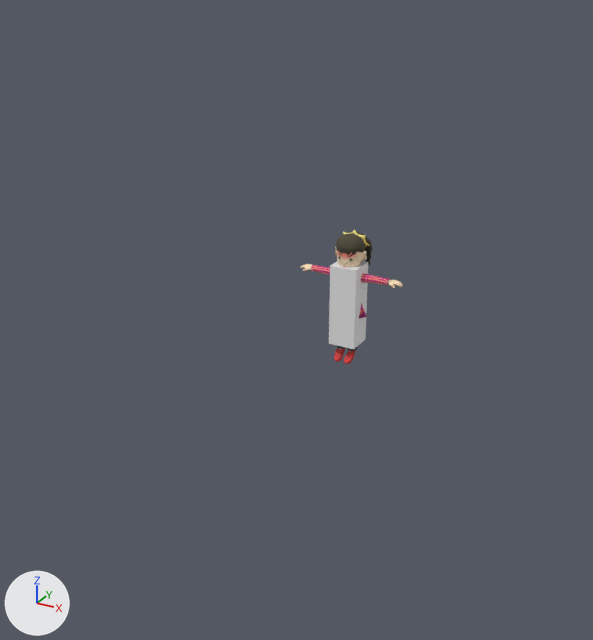
The COLLADA model ARTreasure/art.scnassets/FUMINA.dae: old version first, new version second.
Before and after are seen from a camera (50 mm lens) standing at (4.0, -8.61, 4.67) and looking at (-0.15, -1.07, 0.9). Arrows for +X, +Y and +Z are at lower left; the lights stay in place. Where no turn or scale is listed for an object, it has been applied to the vertices.

Names of what the first picture shows: 'FuminaOW', 'tapCube'.
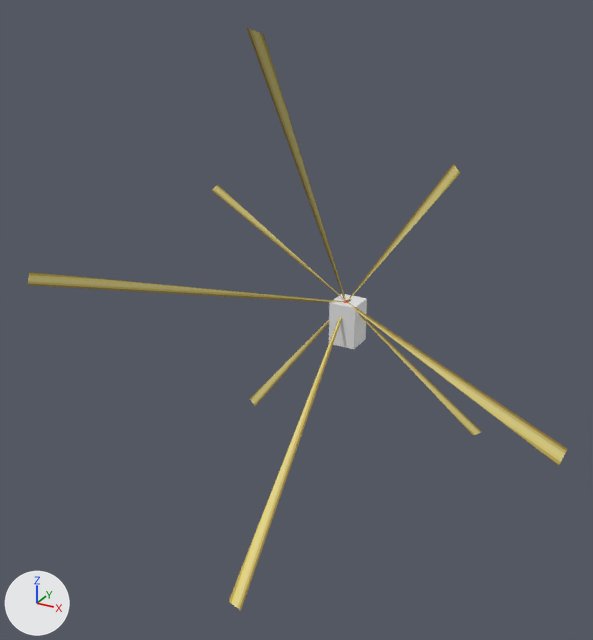
The newer file is also rescaled (x0.78), turned or shifted as a whole; pictures and numbers use the older file's frame.

Changed parts and their boxes [x1, y1, x2, y2] in the pictures (593 x 640 px):
'splashLight_vfx', added (yellow)
    after: [27, 28, 568, 610]
'tapCube', reshaped (37% shorter)
    before: [329, 261, 368, 349]
    after: [329, 294, 367, 349]
'FuminaOW', deleted
    before: [300, 229, 403, 364]
    faces in mat_fuminaoutfit (picture img_fumina_bodymat_png): [300, 229, 403, 364]
    faces in mat_face (picture img_fuminafaces_png): [335, 246, 367, 267]

The change, as a list of edits to the scene's bpy script:
```text
Add mat_vfx_fuminaheadlight:
    mat_vfx_fuminaheadlight = principled_material('vfx-fuminaHeadLight')
    mat_vfx_fuminaheadlight.texture = img_fumina_bodymat_png
    mat_vfx_fuminaheadlight.roughness = 0.9
Change me_cube:
    used by ob_tapcube; location = (0.0, 0.0, 0.75)
    remove me_cube.from_pydata(...)  # 8 vertices, 12 faces; spans x -0.175..0.175, y -0.175..0.175, z -0.523..0.523
    add me_cube.from_pydata(...)  # 8 vertices, 12 faces; spans x -0.175..0.175, y -0.175..0.175, z -0.523..0.037
    me_cube part 1
    4 vertices are removed from x -0.175..0.175, y -0.175..0.175, z 0.523
    10 faces are deleted
    4 vertices are added at (-0.175, -0.175, 0.037), (-0.175, 0.175, 0.037), (0.175, 0.175, 0.037), (0.175, -0.175, 0.037)
    10 new faces join them
Add me_splashlight_vfx:
    me_splashlight_vfx.from_pydata(...)  # 32 vertices, 16 faces; spans x -3.3..3.15, y -2.26..0.06, z -3.13..3.32
    me_splashlight_vfx.materials.append(mat_vfx_fuminaheadlight)  # picture img_fumina_bodymat_png
Remove ob_fuminaow:
    ob_fuminaow = bpy.data.objects.new('FuminaOW', me_cube_001)
    ob_fuminaow.location = (0.0, 0.0, 0.0)
Add ob_splashlight_vfx:
    ob_splashlight_vfx = bpy.data.objects.new('splashLight_vfx', me_splashlight_vfx)
    ob_splashlight_vfx.location = (0.0, -0.1, 0.79)
```
